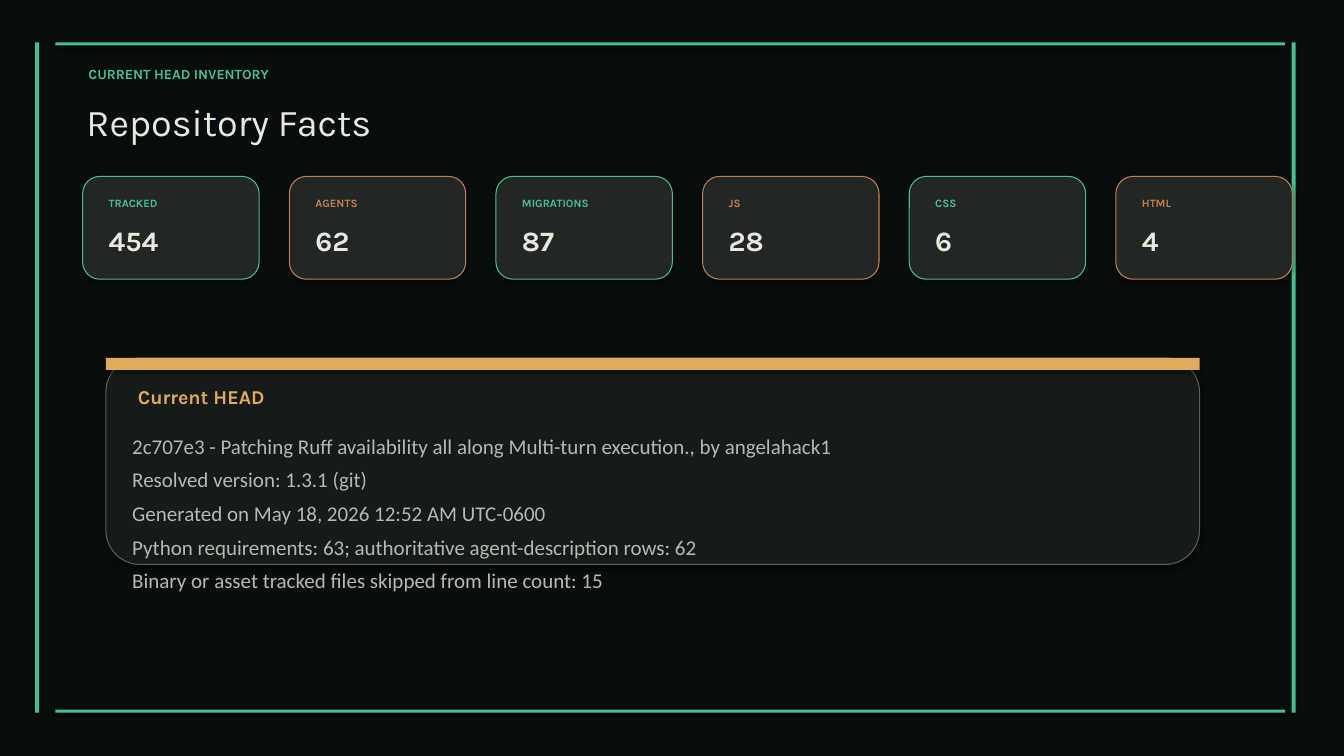
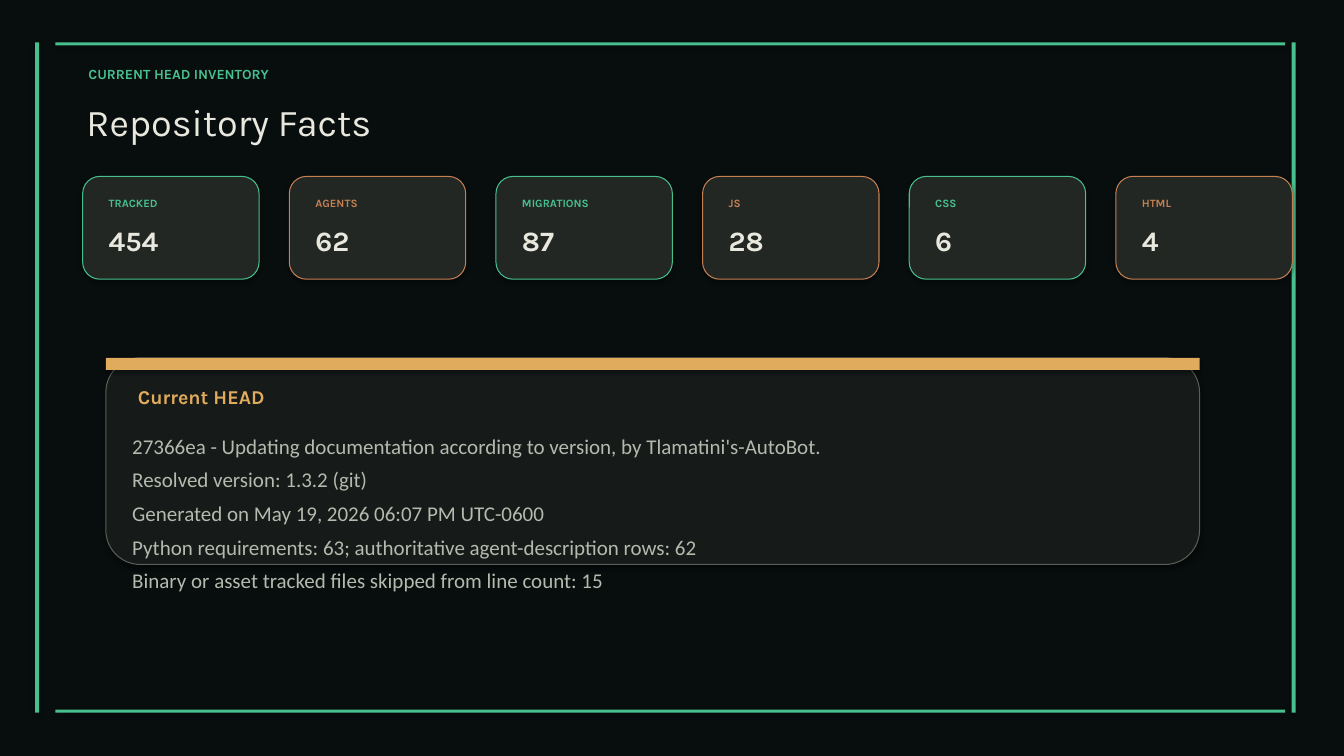
Before and after one commit to XAIHT/Tlamatini, a slide deck: slide 29 of Tlamatini_eXtended_Artificial_Intelligence_Humanly_Tempered.pptx (slide 28 before the commit). Drawn at 1344x756 pixels with LibreOffice and Linux fonts; fonts in the diff are those of the drawing. Boxes give left, top, right and bottom in pixels: in the first picture for what was removed or moved away, otherwise in the second. Text is boxed around its words. In the diff, an @@ line names an element or a change of style, - is before the commit and + after.

Commit message:
Updating documentation, by Tlamatini's-AutoBot.

```diff
--- a/Tlamatini_eXtended_Artificial_Intelligence_Humanly_Tempered.pptx
+++ b/Tlamatini_eXtended_Artificial_Intelligence_Humanly_Tempered.pptx
@@ text at box(132, 439, 820, 525): text changed @@
-2c707e3 - Patching Ruff availability all along Multi-turn execution., by angelahack1
-Resolved version: 1.3.1 (git)
-Generated on May 18, 2026 12:52 AM UTC-0600
+27366ea - Updating documentation according to version, by Tlamatini's-AutoBot.
+Resolved version: 1.3.2 (git)
+Generated on May 19, 2026 06:07 PM UTC-0600
```
Also in this commit, not shown: 7 other slides changed, 1 slide added, 2 other files.
